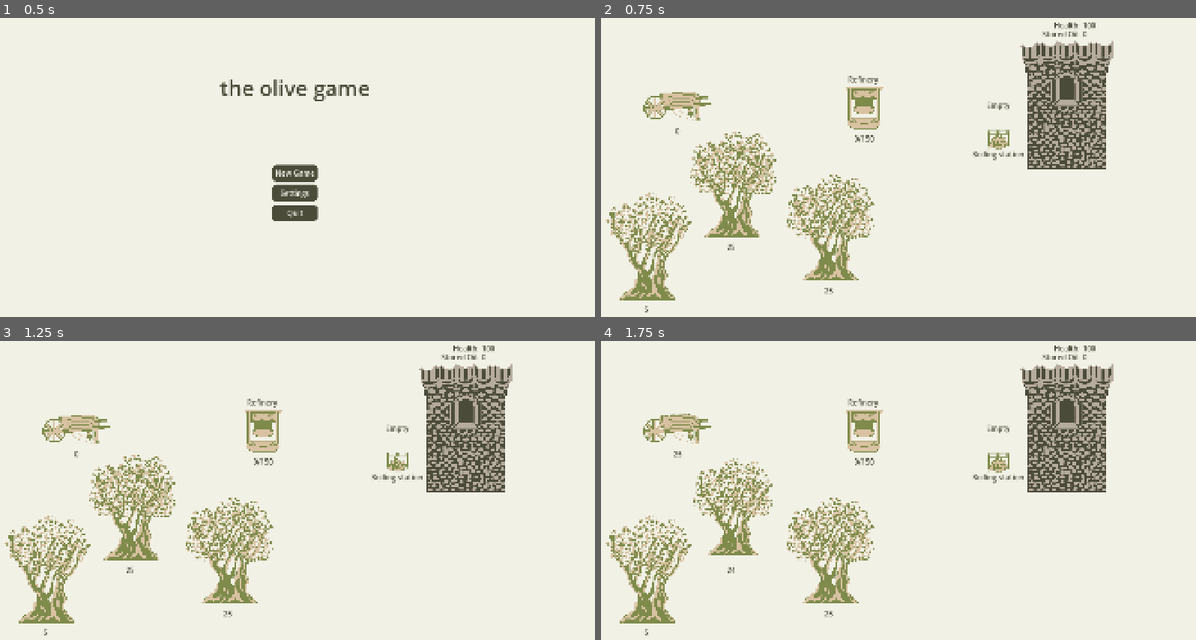
Above: before the commit, frames 1-4 (two rows, left to right).
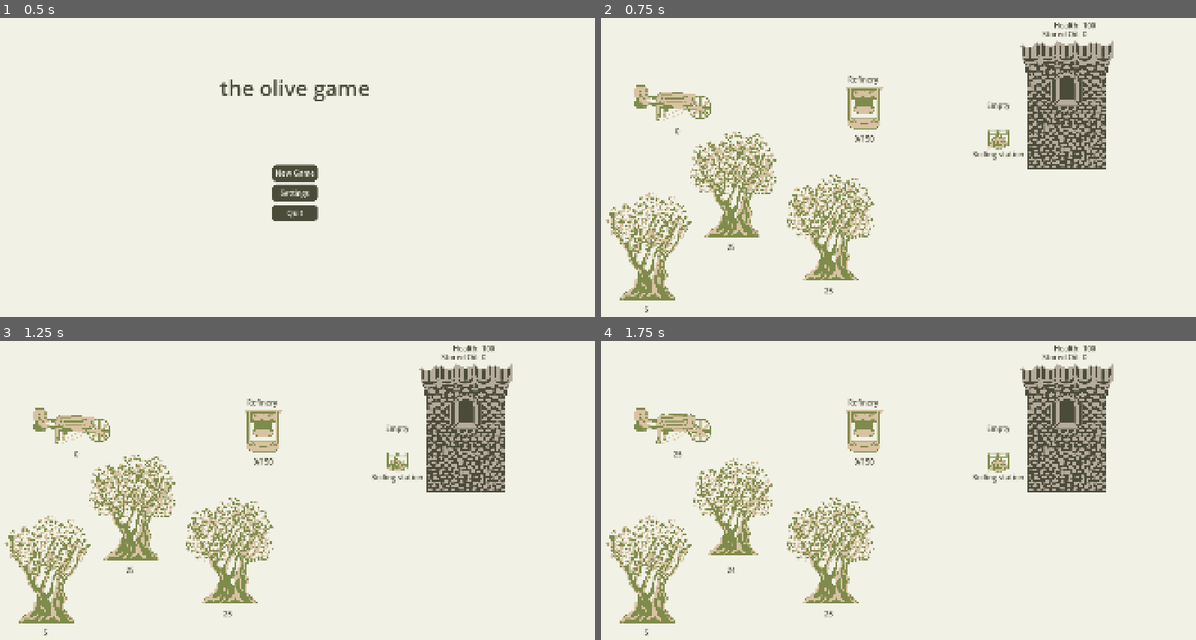
Above: after the commit, the same moments.

Repository: AntonioDell/mini-jam-203
Game: Godot game, scene res://main.tscn
Same seed, same stepped clock (60 frames per second), same inputs: the game is played once before the commit and once after it.
Inputs (mouse positions are in pixels of both pictures, inside the frame that each line leads up to):
- Up to frame 1 (0.5 s): no input
- Up to frame 2 (0.75 s): click "New Game" at 0.5 s
- Up to frame 3 (1.25 s): no input
- Up to frame 4 (1.75 s): tap Enter at 1.25 s; move the mouse to (731, 550) at 1.27 s; click (731, 550) at 1.35 s

Frame 1 is identical in both runs. In frame 2, 0.7% of the frame differs, in the area x 5-19%, y 22-35%; in frame 3, 0.7%; in frame 4, 0.7%.

Commit message:
Cleanup stuff

Diff:
--- a/2_globals/global_save_game_controller.gd
+++ b/2_globals/global_save_game_controller.gd
@@ -14,7 +14,6 @@
 	var err := ResourceSaver.save(save_game_data, SAVE_GAME_PATH)
 	if err != OK:
 		GlobalErrorHandler.handle_error(self, "Failed to save game with error %s" % err)
-	print("Game saved")
 
 func reset_game_state():
 	save_game_data.game_state = {}
--- a/attacker/attacker.gd
+++ b/attacker/attacker.gd
@@ -21,13 +21,11 @@
 	_setup_travel()
 	health.amount_changed.connect(_on_health_changed)
 
-
 func _setup_travel():
 	travel.arrived.connect(_on_travel_arrived)
 	travel.path_travelled_changed.connect(func(value: float): progress_ratio = value)
 	progress_ratio = travel.path_travelled
 	travel.is_travelling = true
-
 
 func _on_travel_arrived(_x: bool):
 	controller.attacker_arrived(health)
--- a/level.tscn
+++ b/level.tscn
@@ -2,6 +2,7 @@
 
 [ext_resource type="Script" uid="uid://x6nfo0koaxjj" path="res://level.gd" id="1_vonw3"]
 [ext_resource type="PackedScene" uid="uid://b4b7cvlcguvof" path="res://olive_collection/olive_collection_controller.tscn" id="2_0b4ue"]
+[ext_resource type="AudioStream" uid="uid://db86e67ycj73r" path="res://1_sound/castle defenderss.mp3" id="2_5pxul"]
 [ext_resource type="PackedScene" uid="uid://bijo6npvvkc2f" path="res://attacker/attacker_controller.tscn" id="2_aicyk"]
 [ext_resource type="PackedScene" uid="uid://b1avv1fyv2bpk" path="res://oil_refinery/oil_refinery_controller.tscn" id="2_km5ld"]
 [ext_resource type="PackedScene" uid="uid://eemw44ccclcd" path="res://game_controller.tscn" id="2_v5j5c"]
@@ -73,6 +74,11 @@
 [node name="Level" type="Node2D" unique_id=800733794]
 script = ExtResource("1_vonw3")
 
+[node name="AudioStreamPlayer" type="AudioStreamPlayer" parent="." unique_id=34172086]
+stream = ExtResource("2_5pxul")
+autoplay = true
+bus = &"Music"
+
 [node name="BG" type="Sprite2D" parent="." unique_id=1954753282]
 texture = SubResource("GradientTexture2D_1ainy")
 centered = false
@@ -136,6 +142,5 @@
 position = Vector2(777, 67)
 curve = SubResource("Curve2D_5pxul")
 
-[node name="WallOilPour" parent="." unique_id=1221194213 node_paths=PackedStringArray("wall") instance=ExtResource("13_8b0r0")]
+[node name="WallOilPour" parent="." unique_id=1221194213 instance=ExtResource("13_8b0r0")]
 position = Vector2(1648, 477)
-wall = NodePath("../Wall")
--- a/olive_collection/olive_transporter.tscn
+++ b/olive_collection/olive_transporter.tscn
@@ -6,10 +6,139 @@
 [ext_resource type="PackedScene" uid="uid://bswejc7ynxy08" path="res://click_input_area.tscn" id="4_y6hwv"]
 [ext_resource type="Texture2D" uid="uid://d2stcekyuy3mx" path="res://0_sprites/scaled_down/WheelBarrow.png" id="4_yjpll"]
 [ext_resource type="Theme" uid="uid://cnjgl72dvtjf4" path="res://theme.tres" id="5_aslnj"]
+[ext_resource type="Texture2D" uid="uid://0pj557svnbr8" path="res://0_sprites/scaled_down/Workers.png" id="6_yjpll"]
 
 [sub_resource type="Curve" id="Curve_y6hwv"]
 _data = [Vector2(0, 0), 0.0, 0.0, 0, 0, Vector2(1, 1), 0.0, 0.0, 0, 0]
 point_count = 2
+
+[sub_resource type="Animation" id="Animation_yjpll"]
+length = 0.001
+tracks/0/type = "value"
+tracks/0/imported = false
+tracks/0/enabled = true
+tracks/0/path = NodePath("PusherRight:visible")
+tracks/0/interp = 1
+tracks/0/loop_wrap = true
+tracks/0/keys = {
+"times": PackedFloat32Array(0),
+"transitions": PackedFloat32Array(1),
+"update": 1,
+"values": [false]
+}
+tracks/1/type = "value"
+tracks/1/imported = false
+tracks/1/enabled = true
+tracks/1/path = NodePath("PusherLeft:visible")
+tracks/1/interp = 1
+tracks/1/loop_wrap = true
+tracks/1/keys = {
+"times": PackedFloat32Array(0),
+"transitions": PackedFloat32Array(1),
+"update": 1,
+"values": [true]
+}
+tracks/2/type = "value"
+tracks/2/imported = false
+tracks/2/enabled = true
+tracks/2/path = NodePath("PusherLeft:frame")
+tracks/2/interp = 1
+tracks/2/loop_wrap = true
+tracks/2/keys = {
+"times": PackedFloat32Array(0),
+"transitions": PackedFloat32Array(1),
+"update": 1,
+"values": [14]
+}
+
+[sub_resource type="Animation" id="Animation_kmyni"]
+resource_name = "push_cart_left"
+length = 0.4
+loop_mode = 1
+tracks/0/type = "value"
+tracks/0/imported = false
+tracks/0/enabled = true
+tracks/0/path = NodePath("PusherRight:visible")
+tracks/0/interp = 1
+tracks/0/loop_wrap = true
+tracks/0/keys = {
+"times": PackedFloat32Array(0),
+"transitions": PackedFloat32Array(1),
+"update": 1,
+"values": [true]
+}
+tracks/1/type = "value"
+tracks/1/imported = false
+tracks/1/enabled = true
+tracks/1/path = NodePath("PusherLeft:visible")
+tracks/1/interp = 1
+tracks/1/loop_wrap = true
+tracks/1/keys = {
+"times": PackedFloat32Array(0),
+"transitions": PackedFloat32Array(1),
+"update": 1,
+"values": [false]
+}
+tracks/2/type = "value"
+tracks/2/imported = false
+tracks/2/enabled = true
+tracks/2/path = NodePath("PusherRight:frame")
+tracks/2/interp = 1
+tracks/2/loop_wrap = true
+tracks/2/keys = {
+"times": PackedFloat32Array(0, 0.16666667, 0.3),
+"transitions": PackedFloat32Array(1, 1, 1),
+"update": 1,
+"values": [11, 12, 13]
+}
+
+[sub_resource type="Animation" id="Animation_aslnj"]
+resource_name = "push_cart_right"
+length = 0.4
+loop_mode = 1
+tracks/0/type = "value"
+tracks/0/imported = false
+tracks/0/enabled = true
+tracks/0/path = NodePath("PusherRight:visible")
+tracks/0/interp = 1
+tracks/0/loop_wrap = true
+tracks/0/keys = {
+"times": PackedFloat32Array(0),
+"transitions": PackedFloat32Array(1),
+"update": 1,
+"values": [false]
+}
+tracks/1/type = "value"
+tracks/1/imported = false
+tracks/1/enabled = true
+tracks/1/path = NodePath("PusherLeft:visible")
+tracks/1/interp = 1
+tracks/1/loop_wrap = true
+tracks/1/keys = {
+"times": PackedFloat32Array(0),
+"transitions": PackedFloat32Array(1),
+"update": 1,
+"values": [true]
+}
+tracks/2/type = "value"
+tracks/2/imported = false
+tracks/2/enabled = true
+tracks/2/path = NodePath("PusherLeft:frame")
+tracks/2/interp = 1
+tracks/2/loop_wrap = true
+tracks/2/keys = {
+"times": PackedFloat32Array(0, 0.16666667, 0.3),
+"transitions": PackedFloat32Array(1, 1, 1),
+"update": 1,
+"values": [14, 15, 16]
+}
+
+[sub_resource type="AnimationLibrary" id="AnimationLibrary_kmyni"]
+_data = {
+&"RESET": SubResource("Animation_yjpll"),
+&"push_cart_left": SubResource("Animation_kmyni"),
+&"push_cart_right": SubResource("Animation_aslnj")
+}
 
 [sub_resource type="RectangleShape2D" id="RectangleShape2D_w66k7"]
 size = Vector2(217, 95)
@@ -24,10 +153,11 @@
 [node name="OliveTransporterView" type="Node2D" parent="." unique_id=1231848277]
 script = ExtResource("3_ywpgr")
 
-[node name="Sprite2D" type="Sprite2D" parent="OliveTransporterView" unique_id=1935847201]
+[node name="Cart" type="Sprite2D" parent="OliveTransporterView" unique_id=1935847201]
 texture = ExtResource("4_yjpll")
 hframes = 2
 vframes = 3
+frame = 3
 
 [node name="Label" type="RichTextLabel" parent="OliveTransporterView" unique_id=952370263]
 offset_left = -32.0
@@ -42,6 +172,24 @@
 horizontal_alignment = 1
 vertical_alignment = 1
 
+[node name="PusherRight" type="Sprite2D" parent="OliveTransporterView" unique_id=923710253]
+visible = false
+position = Vector2(118, -18)
+texture = ExtResource("6_yjpll")
+hframes = 4
+vframes = 5
+frame = 11
+
+[node name="PusherLeft" type="Sprite2D" parent="OliveTransporterView" unique_id=1381263809]
+position = Vector2(-117, -18)
+texture = ExtResource("6_yjpll")
+hframes = 4
+vframes = 5
+frame = 14
+
+[node name="AnimationPlayer" type="AnimationPlayer" parent="OliveTransporterView" unique_id=861324036]
+libraries/ = SubResource("AnimationLibrary_kmyni")
+
 [node name="ClickInputArea" parent="." unique_id=719354934 instance=ExtResource("4_y6hwv")]
 
 [node name="CollisionShape2D" type="CollisionShape2D" parent="ClickInputArea" unique_id=553337618]
--- a/olive_collection/olive_transporter_view.gd
+++ b/olive_collection/olive_transporter_view.gd
@@ -9,23 +9,34 @@
 	self.controller = controller
 	self.travel = travel
 	self.olives = olives
-	olives.amount_changed.connect(_update_display)
+	olives.amount_changed.connect(_update_cart_display)
 	travel.arrived.connect(_on_travel_arrived)
-	travel.path_travelled_changed.connect(_update_display)
+	travel.path_travelled_changed.connect(_on_travel_changed)
 
-	_update_display()
+	_update_cart_display()
+
+func _on_travel_changed(amount: float):
+	if amount != 0.0 and amount != 1.0 and not $AnimationPlayer.is_playing():
+		if not travel.is_returning:
+			$AnimationPlayer.play("push_cart_right")
+		else:
+			$AnimationPlayer.play("push_cart_left")
+
+	_update_cart_display()
 
 func _on_travel_arrived(is_returned: bool):
+	$AnimationPlayer.stop()
 	if not is_returned:
 		print("Arrived")
 	else:
 		print("Returned")
-	_update_display()
+	_update_cart_display()
 
-func _update_display(_x = 0):
+func _update_cart_display(_x = 0):
 	var amount = olives.amount
 	$Label.text = "%s" % amount
-	var flip_offset = 3 if travel.is_returning else 0
+
+	var flip_offset = 0 if travel.is_returning else 3
 	var new_sprite_frame = flip_offset
 	var threshold_1 = controller.destination_max_amount / 2
 	if amount == 0:
@@ -34,4 +45,6 @@
 		new_sprite_frame += 1
 	else:
 		new_sprite_frame += 2
-	$Sprite2D.frame = new_sprite_frame
+	$Cart.frame = new_sprite_frame
+	if flip_offset > 0:
+		pass
Not shown, added: 1_sound/castle defenderss.mp3.import
Not shown, added: 1_sound/castle defenderss.mp3
